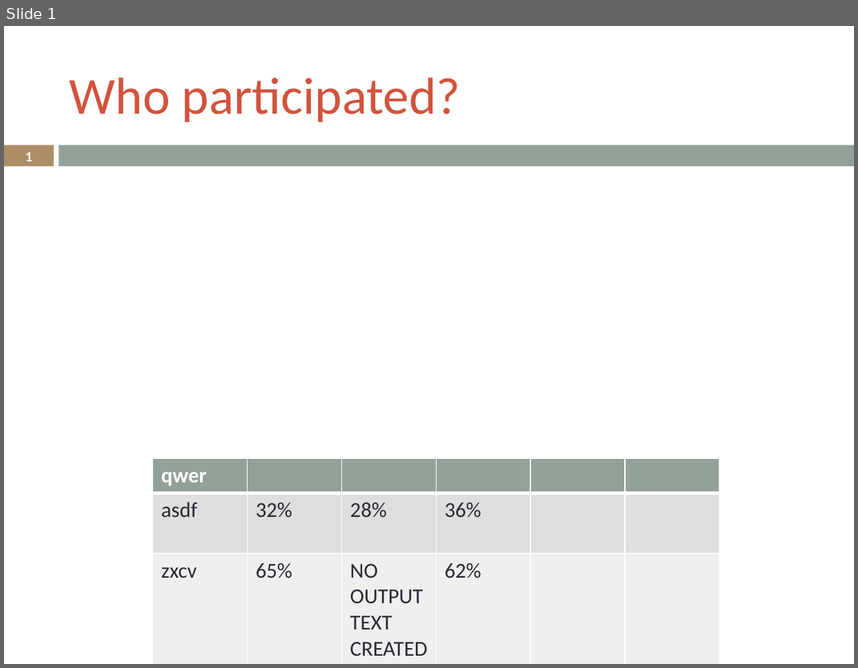
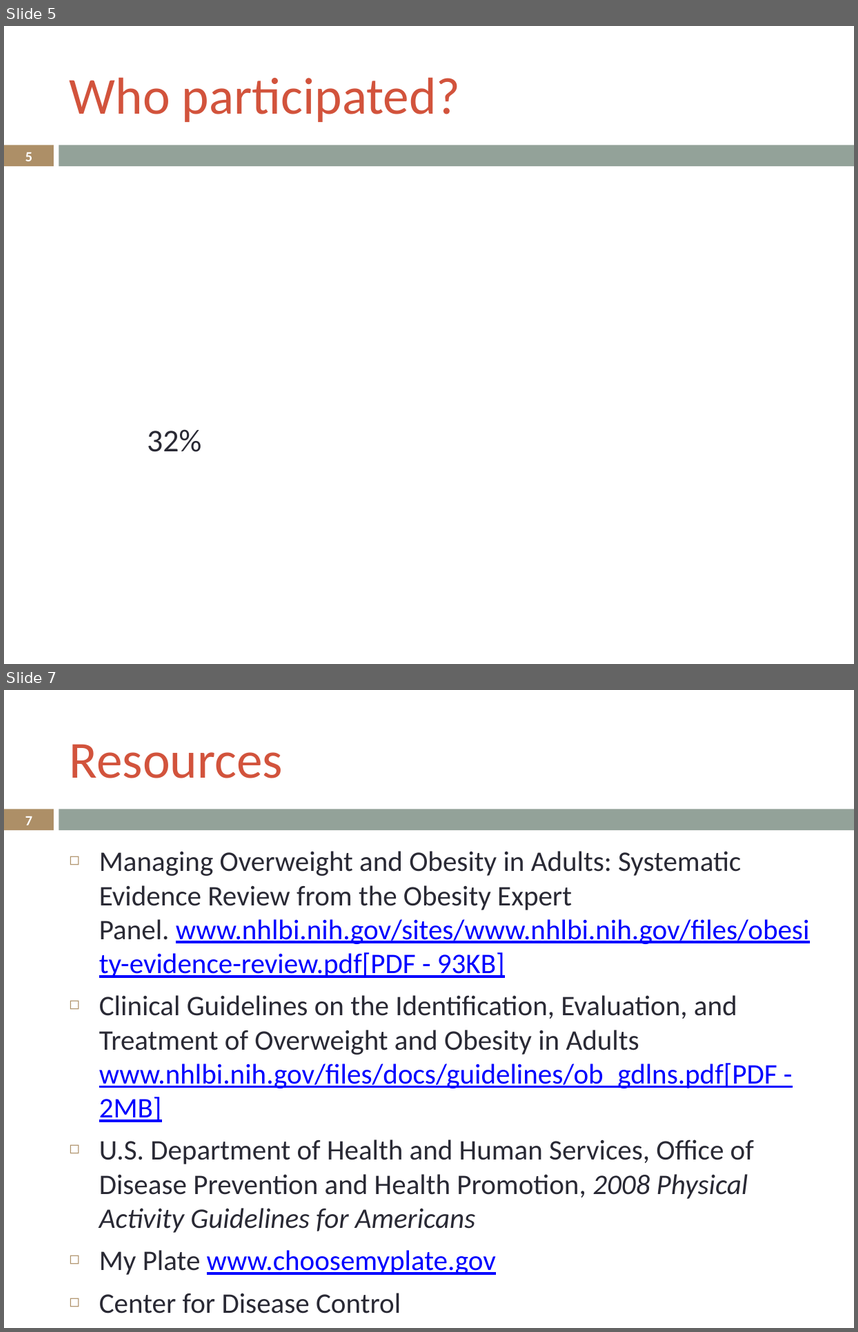
Before and after one commit to LukeSteg/LCABiometric, a slide deck: exampleOutput.pptx. Shown one above the other, each under a label of ours: slide 1 before the commit, slides 5 and 7 after it; the slides between them are not shown. The pictures are 858x668 and 858x1332 pixels, drawn with LibreOffice and Linux fonts; fonts in the diff are those of the drawing. Boxes give left, top, right and bottom in pixels: in the first picture for what was removed or moved away, otherwise in the second. Text is boxed around its words. In the diff, an @@ line names an element or a change of style, - is before the commit and + after.

```diff
--- a/exampleOutput.pptx
+++ b/exampleOutput.pptx
@@ slide 7 added at [4,690,854,1328], background #FFFFFF; not listed: 2 template elements that a slide beside it also shows @@
@@ title added at [70,744,283,778], 44 pt, text #D2533C @@
+Resources
@@ page number added at [25,816,32,825], 11.9 pt, text #FFFFFF, bold @@
+7
@@ text added at [99,851,810,1274], 24 pt, text #292934 @@
+◻ Managing Overweight and Obesity in Adults: Systematic Evidence Review from the Obesity Expert Panel. www.nhlbi.nih.gov/sites/www.nhlbi.nih.gov/files/obesity-evidence-review.pdf[PDF - 93KB]
+◻ Clinical Guidelines on the Identification, Evaluation, and Treatment of Overweight and Obesity in Adults www.nhlbi.nih.gov/files/docs/guidelines/ob_gdlns.pdf[PDF - 2MB]
+◻ U.S. Department of Health and Human Services, Office of Disease Prevention and Health Promotion, 2008 Physical Activity Guidelines for Americans
+◻ My Plate www.choosemyplate.gov
+◻ Center for Disease Control
+◻ Harvard School of Public Health
@@ what was slide 1 is now slide 5 @@
@@ slide 5 changed as well @@
@@ page number at [25,152,32,161]: text changed @@
-1
+5
@@ text added at [147,429,201,452], 26.8 pt, text #292934 @@
+32%
@@ table removed at [153,458,719,664], 3 rows, 6 columns @@
-qwer |  |  |  |  | 
-asdf | 32% | 28% | 36% |  | 
-zxcv | 65% | NO OUTPUT TEXT CREATED | 62% |  | 
```
Also in this commit, not shown: 5 other slides added, 5 other files.
